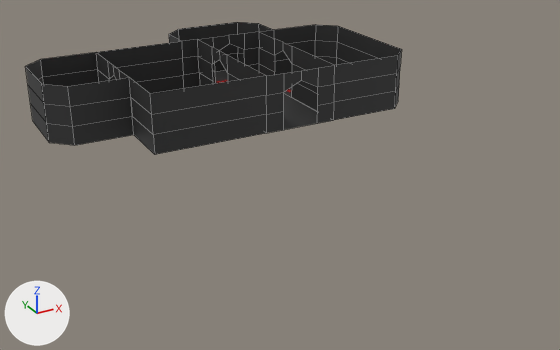
What one commit did to the Blender file Assets/Models/ShaderCastle/Buffer.blend.
Rendered twice from a 50 mm camera at (-19.2, -32.8, 13.9) aimed at (-2.5, -2.4, -1.3). The lights are fixed; the arrows at lower left show +X, +Y and +Z. The older version comes first. Mesh edges are drawn as thin lines on the coarser meshes.

Names of what the first picture shows: 'Floor 0 -col'.
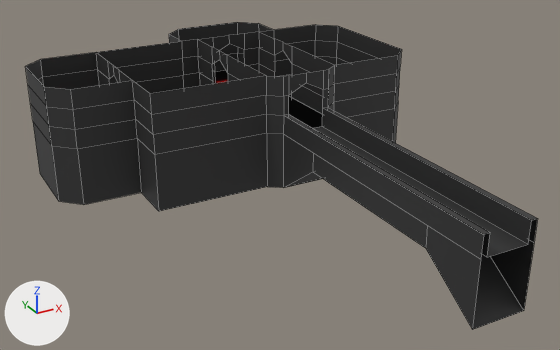
Where the change shows, as pixel boxes [x1, y1, x2, y2] in the pictures (560 x 350 px):
'Floor 0 -col', reshaped (36% wider, 79% taller): before [25, 22, 401, 154]; after [25, 22, 538, 259]
'Floor 0 -col.001', added: after [33, 102, 534, 330]
part 1 of me_plane_011, built on: before [25, 23, 335, 154]; after [25, 23, 538, 259]

The change, as a diff of the scene's bpy script:
```diff
--- a/Assets/Models/ShaderCastle/Buffer.blend.py
+++ b/Assets/Models/ShaderCastle/Buffer.blend.py
@@ me_plane_011 @@
 # used by ob_floor_0__col; location = (0.0, 0.0, 0.0)
-me_plane_011.from_pydata(...)  # 142 vertices, 105 faces, 2 loose edges; spans x -12.0..7.0, y 0.0..11.5, z 0.0..3.0
+me_plane_011.from_pydata(...)  # 150 vertices, 118 faces, 1 loose edge; spans x -12.0..7.0, y -15.0..11.5, z 0.0..3.0
+# me_plane_011 part 1
+# 18 vertices are removed from x -8.0..3.0, y 0.0..8.5, z 0.0..3.0
+# 22 faces are deleted
+# 1 loose edge is deleted
+# 8 vertices in x -12.0..-11.0, y 3.0..4.0, z 0.0..3.0 move by (0.0, -0.5, 0.0)
+# 4 vertices move from x -1.0..1.0, y 0.0, z 2.0..3.0 to x -1.3..1.3, y -0.5, z 2.0..3.0
+# 18 vertices are added at x -8.0..1.3, y -15.0..2.5, z 0.0..3.0
+# 8 new vertices lie (0.0, 14.5, 0.0) away from vertices in x -1.3..1.3, y -15.0, z 0.0..1.0
+# 35 new faces join them
 me_plane_011.materials.append(mat_333333)
@@ me_plane_001 @@
+me_plane_001.from_pydata(...)  # 76 vertices, 55 faces; spans x -12.0..7.0, y -15.0..11.5, z -3.0..0.0
+me_plane_001.materials.append(mat_333333)  # dark grey #333333
@@ ob_floor_0__col_001 @@
+ob_floor_0__col_001 = bpy.data.objects.new('Floor 0 -col.001', me_plane_001)
+ob_floor_0__col_001.location = (0.0, 0.0, 0.0)
```
